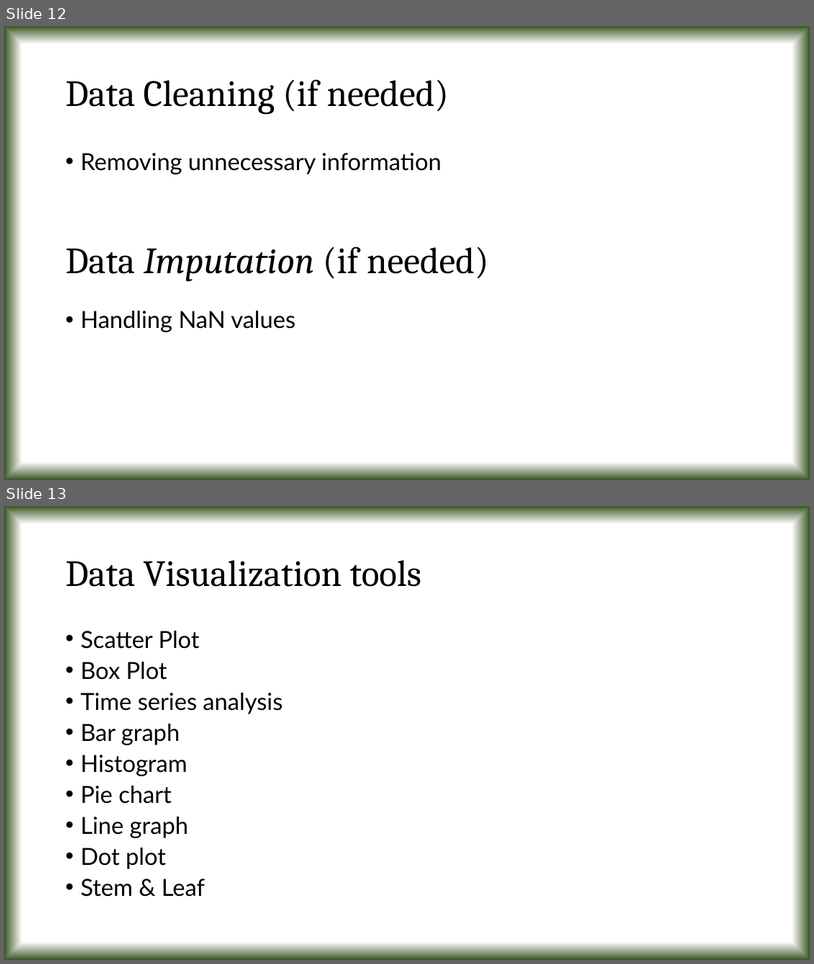
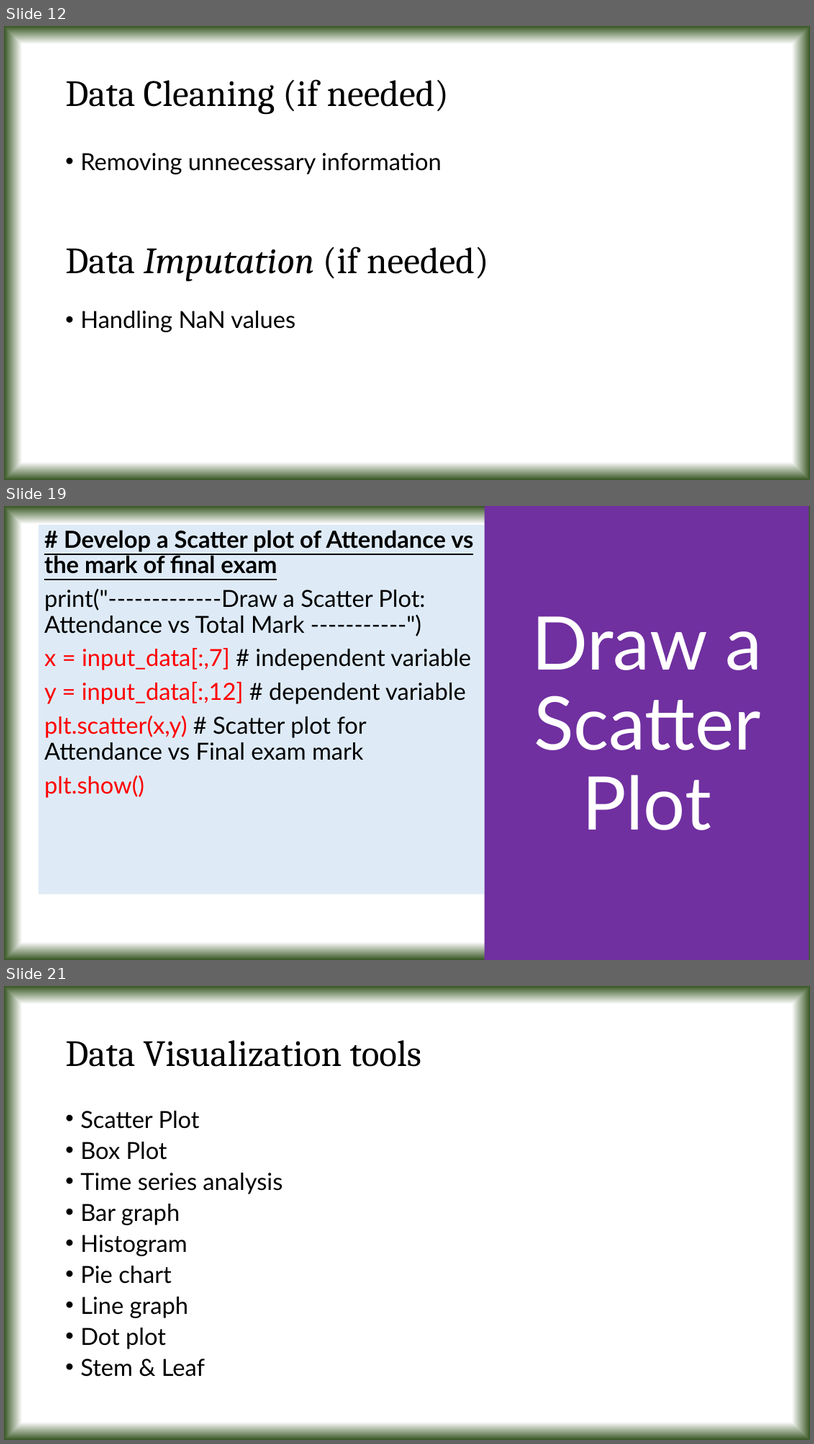
Before and after one commit to tanmoyie/Applied-Statistics, a slide deck: Projects & Dataset/Presentation on Python projects in Applied Statistics.pptx. Shown one above the other, each under a label of ours: slides 12 and 13 before the commit, slides 12, 19 and 21 after it; the slides between them are not shown. The pictures are 814x964 and 814x1444 pixels, drawn with LibreOffice and Linux fonts; fonts in the diff are those of the drawing. Boxes give left, top, right and bottom in pixels: in the first picture for what was removed or moved away, otherwise in the second. Text is boxed around its words. In the diff, an @@ line names an element or a change of style, - is before the commit and + after.

```diff
--- a/Projects & Dataset/Presentation on Python projects in Applied Statistics.pptx
+++ b/Projects & Dataset/Presentation on Python projects in Applied Statistics.pptx
@@ slide 19 added at (4,506,810,960), background gradient #FFFFFF to #385723 @@
@@ text added at (39,525,485,894), fill #DEEBF7, 28 pt, text #000000 @@
+# Develop a Scatter plot of Attendance vs the mark of final exam
+print("-------------Draw a Scatter Plot: Attendance vs Total Mark -----------")
+x = input_data[:,7] # independent variable
+y = input_data[:,12] # dependent variable
+plt.scatter(x,y) # Scatter plot for Attendance vs Final exam mark
+plt.show()
@@ rectangle added at (485,506,810,960), fill #7030A0, 88 pt, text #FFFFFF @@
+Draw a Scatter Plot
@@ what was slide 13 is now slide 21 @@
```
Also in this commit, not shown: 7 other slides added, 5 other files.
